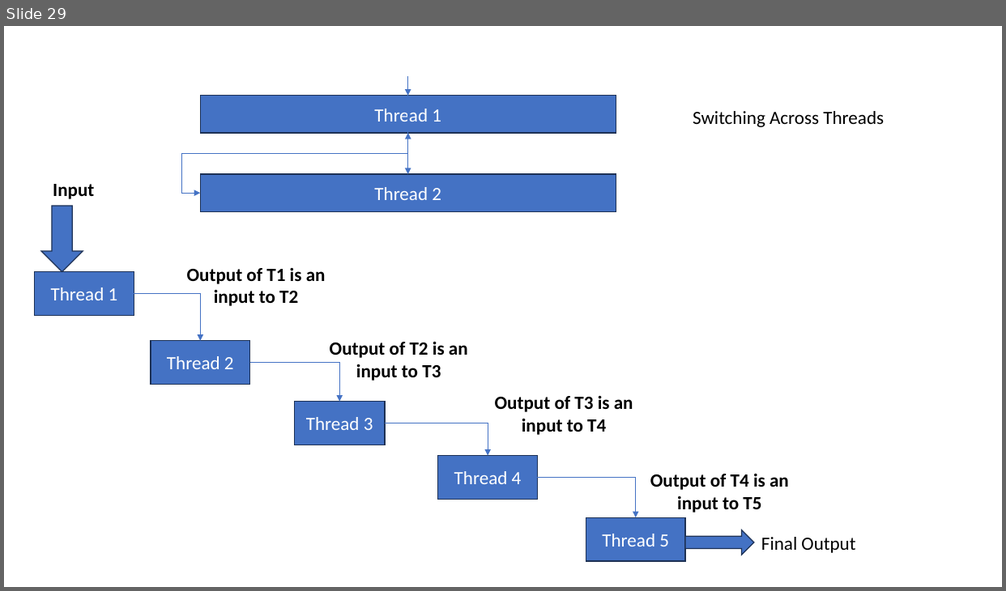
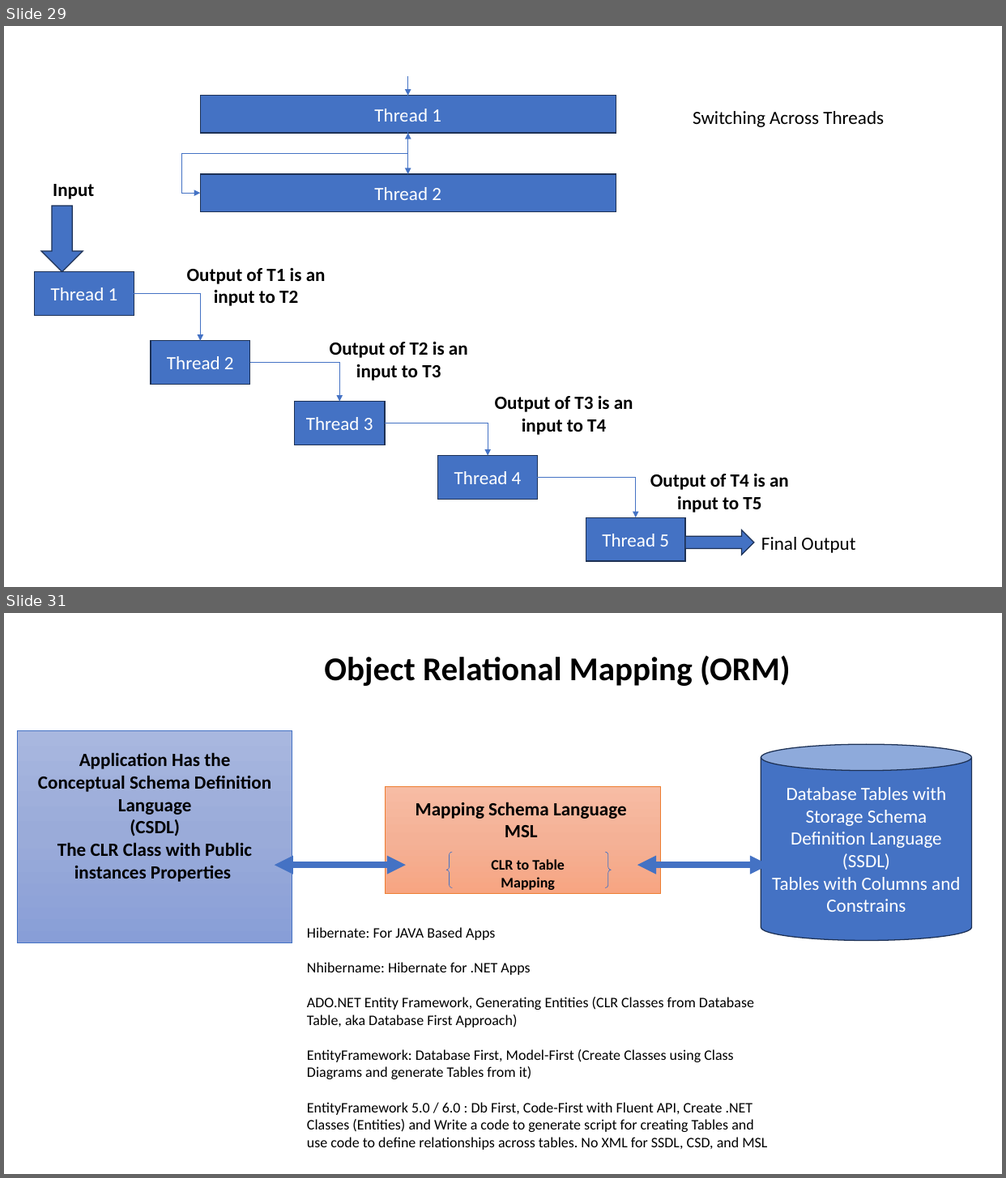
Before and after one commit to maheshsabnis/capita_sept_2023_Oct, a slide deck: Images.pptx. Shown one above the other, each under a label of ours: slide 29 before the commit, slides 29 and 31 after it; the slides between them are not shown. The pictures are 1006x591 and 1006x1178 pixels, drawn with LibreOffice and Linux fonts; fonts in the diff are those of the drawing. Boxes give left, top, right and bottom in pixels: in the first picture for what was removed or moved away, otherwise in the second. Text is boxed around its words. In the diff, an @@ line names an element or a change of style, - is before the commit and + after.

```diff
--- a/Images.pptx
+++ b/Images.pptx
@@ slide 31 added at [4, 613, 1002, 1174], background #FFFFFF @@
@@ text added at [324, 655, 791, 686], 32 pt, text #000000, bold @@
+Object Relational Mapping (ORM)
@@ rectangle added at [17, 730, 292, 943], fill gradient #A8B7DF to #9AABD9 to #889ED7, outline #4472C4 0.5 pt @@
@@ text added at [38, 752, 271, 882], 18 pt, text #000000, bold @@
+Application Has the Conceptual Schema Definition Language
+(CSDL)
+The CLR Class with Public instances Properties
@@ cylinder added at [761, 745, 972, 941], fill #4472C4, outline #1E3256 1 pt, 18 pt, text #FFFFFF @@
+Database Tables with Storage Schema Definition Language (SSDL)
+Tables with Columns and Constrains
@@ rectangle added at [385, 786, 660, 894], fill gradient #F7BDA5 to #F5B196 to #F8A582, outline #ED7D31 0.5 pt @@
@@ text added at [415, 802, 627, 837], 18 pt, text #000000, bold @@
+Mapping Schema Language
+MSL
@@ brace pair added at [446, 852, 612, 888], outline #4472C4 0.5 pt @@
@@ double arrow added from (275, 865) to (406, 865), #4472C4 6 pt @@
@@ text added at [491, 859, 565, 890], 14 pt, text #000000, bold @@
+CLR to Table Mapping
@@ double arrow added from (637, 865) to (769, 865), #4472C4 6 pt @@
@@ text added at [307, 927, 767, 1150], 14 pt, text #000000 @@
+Hibernate: For JAVA Based Apps
+Nhibername: Hibernate for .NET Apps
+ADO.NET Entity Framework, Generating Entities (CLR Classes from Database Table, aka Database First Approach)
+EntityFramework: Database First, Model-First (Create Classes using Class Diagrams and generate Tables from it)
+EntityFramework 5.0 / 6.0 : Db First, Code-First with Fluent API, Create .NET Classes (Entities) and Write a code to generate script for creating Tables and use code to define relationships across tables. No XML for SSDL, CSD, and MSL
```
Also in this commit, not shown: 2 other slides added, 2 other files.
